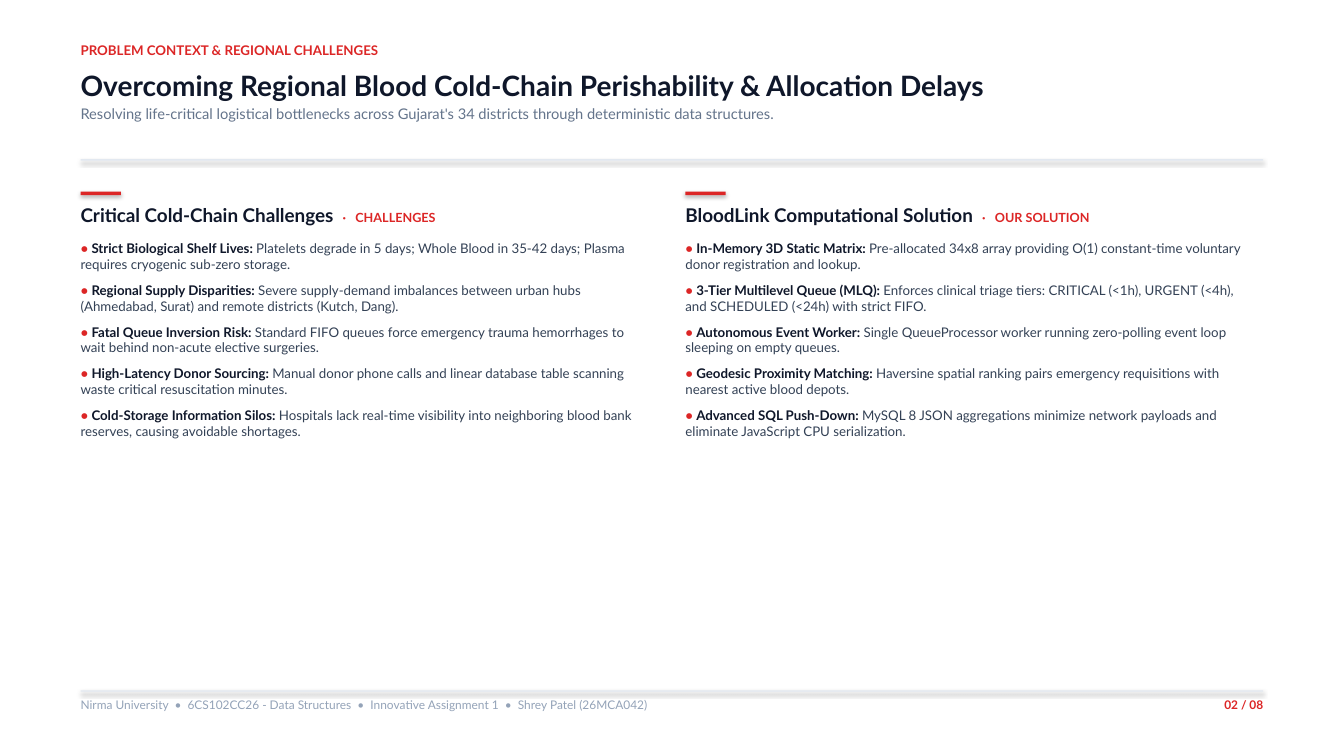
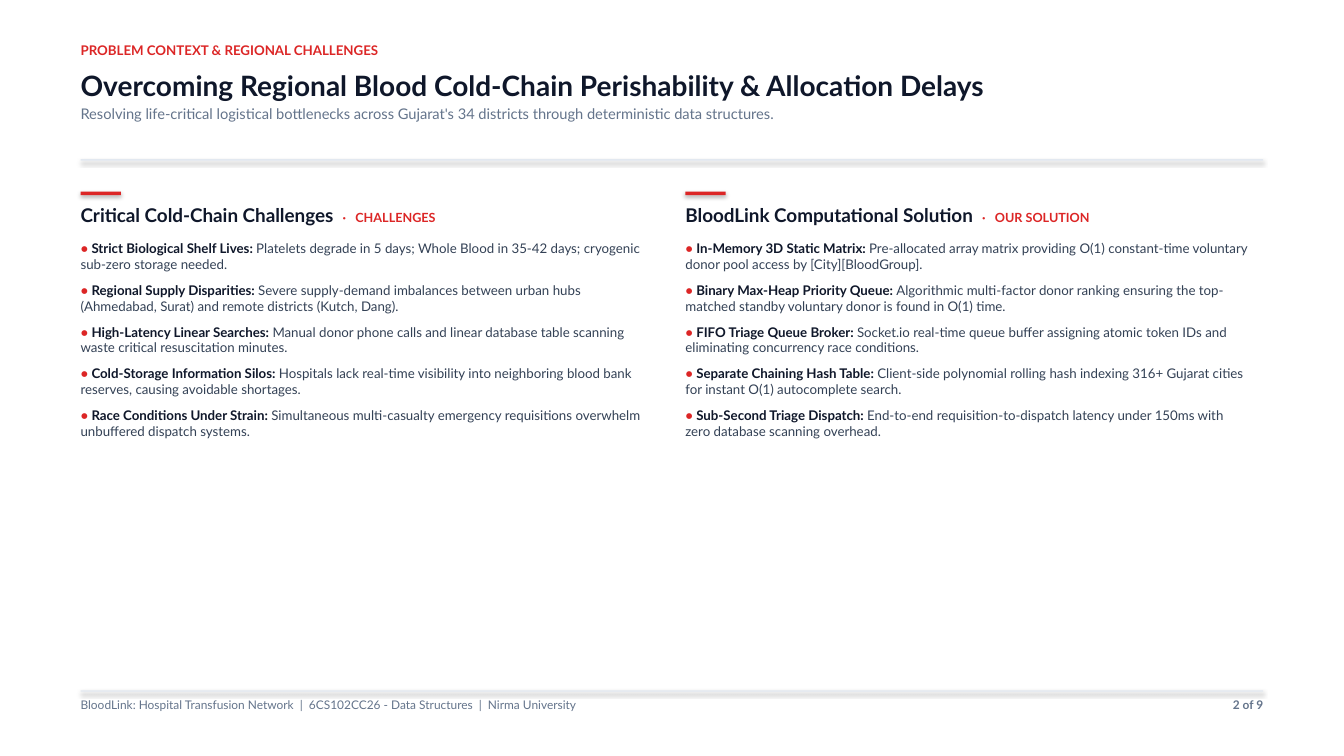
Before and after one commit to Shrey113/DS-Assignment-1, a slide deck: slide 2 of _out/26MCA042_Assignment_1_Presentation.pptx. Drawn at 1344x756 pixels with LibreOffice and Linux fonts; fonts in the diff are those of the drawing. Boxes give left, top, right and bottom in pixels: in the first picture for what was removed or moved away, otherwise in the second. Text is boxed around its words. In the diff, an @@ line names an element or a change of style, - is before the commit and + after.

```diff
--- a/_out/26MCA042_Assignment_1_Presentation.pptx
+++ b/_out/26MCA042_Assignment_1_Presentation.pptx
@@ text at (81, 243, 640, 272): text changed @@
-• Strict Biological Shelf Lives: Platelets degrade in 5 days; Whole Blood in 35-42 days; Plasma requires cryogenic sub-zero storage.
+• Strict Biological Shelf Lives: Platelets degrade in 5 days; Whole Blood in 35-42 days; cryogenic sub-zero storage needed.
@@ text at (685, 243, 1248, 439): text changed @@
-• In-Memory 3D Static Matrix: Pre-allocated 34x8 array providing O(1) constant-time voluntary donor registration and lookup.
-• 3-Tier Multilevel Queue (MLQ): Enforces clinical triage tiers: CRITICAL (<1h), URGENT (<4h), and SCHEDULED (<24h) with strict FIFO.
-• Autonomous Event Worker: Single QueueProcessor worker running zero-polling event loop sleeping on empty queues.
-• Geodesic Proximity Matching: Haversine spatial ranking pairs emergency requisitions with nearest active blood depots.
-• Advanced SQL Push-Down: MySQL 8 JSON aggregations minimize network payloads and eliminate JavaScript CPU serialization.
+• In-Memory 3D Static Matrix: Pre-allocated array matrix providing O(1) constant-time voluntary donor pool access by [City][BloodGroup].
+• Binary Max-Heap Priority Queue: Algorithmic multi-factor donor ranking ensuring the top-matched standby voluntary donor is found in O(1) time.
+• FIFO Triage Queue Broker: Socket.io real-time queue buffer assigning atomic token IDs and eliminating concurrency race conditions.
+• Separate Chaining Hash Table: Client-side polynomial rolling hash indexing 316+ Gujarat cities for instant O(1) autocomplete search.
+• Sub-Second Triage Dispatch: End-to-end requisition-to-dispatch latency under 150ms with zero database scanning overhead.
@@ text at (81, 327, 624, 352): text changed @@
-• Fatal Queue Inversion Risk: Standard FIFO queues force emergency trauma hemorrhages to wait behind non-acute elective surgeries.
-• High-Latency Donor Sourcing: Manual donor phone calls and linear database table scanning waste critical resuscitation minutes.
+• High-Latency Linear Searches: Manual donor phone calls and linear database table scanning waste critical resuscitation minutes.
@@ text at (81, 410, 641, 438): paragraph added @@
+• Race Conditions Under Strain: Simultaneous multi-casualty emergency requisitions overwhelm unbuffered dispatch systems.
@@ text at (81, 700, 576, 711): text changed; text colour #94A3B8 to #64748B @@
-Nirma University • 6CS102CC26 - Data Structures • Innovative Assignment 1 • Shrey Patel (26MCA042)
+BloodLink: Hospital Transfusion Network | 6CS102CC26 - Data Structures | Nirma University
@@ text at (1233, 700, 1263, 709): text changed; text colour #DC2626 to #64748B @@
-02 / 08
+2 of 9
```
Also in this commit, not shown: 2 other slides changed, 6 slides added, 5 slides removed, 9 other files.
